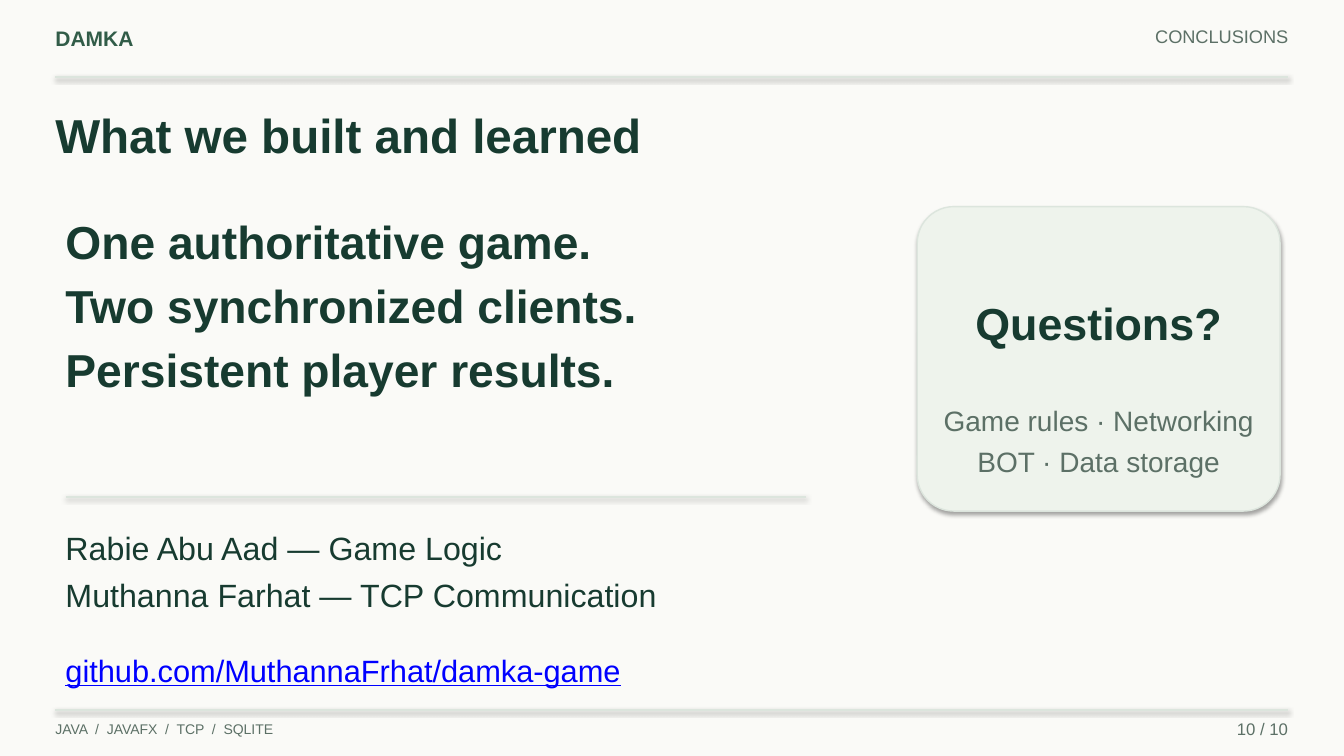
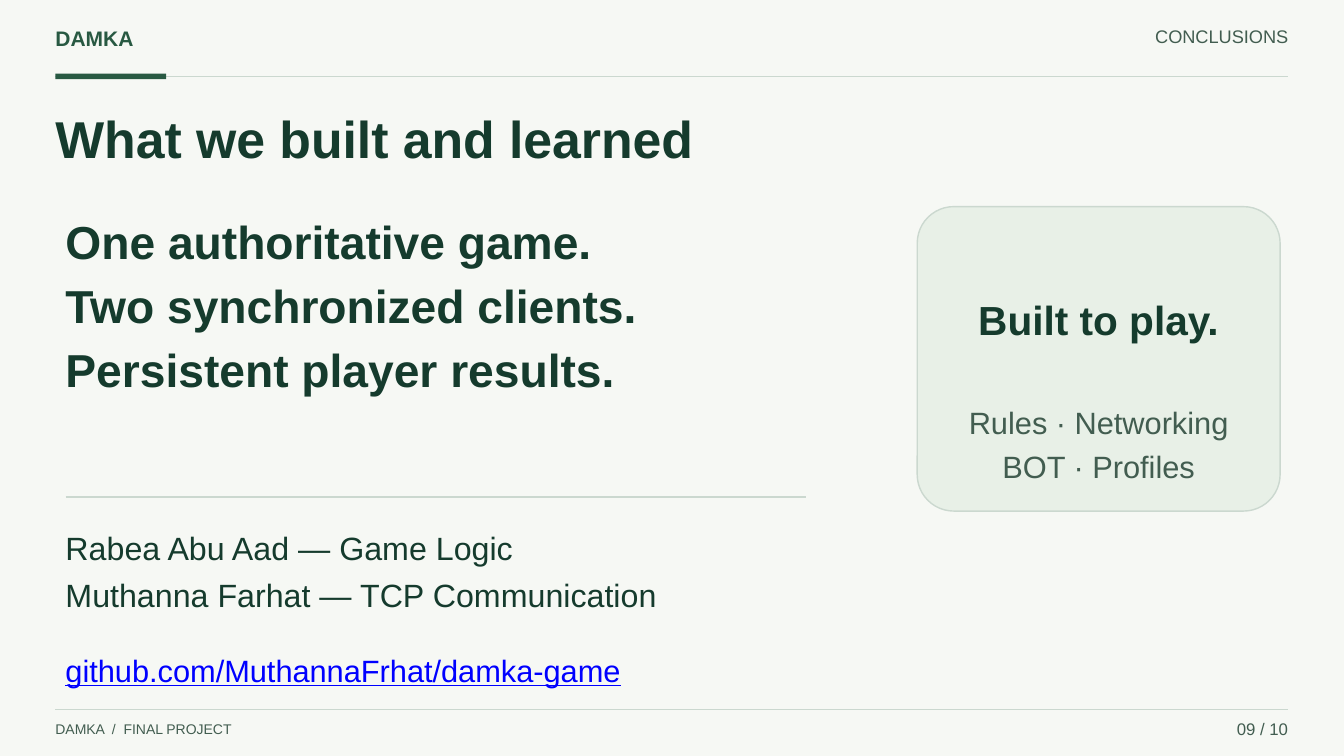
Before and after one commit to MuthannaFrhat/damka-game, a slide deck: slide 9 of docs/presentation/Damka_Presentation.pptx (slide 10 before the commit). Drawn at 1344x756 pixels with LibreOffice and Linux fonts; fonts in the diff are those of the drawing. Boxes give left, top, right and bottom in pixels: in the first picture for what was removed or moved away, otherwise in the second. Text is boxed around its words. In the diff, an @@ line names an element or a change of style, - is before the commit and + after.

Commit message:
Polish presentation design and update closing slides

```diff
--- a/docs/presentation/Damka_Presentation.pptx
+++ b/docs/presentation/Damka_Presentation.pptx
@@ background #FAFAF7 to #F6F8F4 @@
@@ text "CONCLUSIONS" at box(1155, 30, 1288, 43): text colour #5C7066 to #425D50 @@
@@ line (55, 77) - (1289, 77): stroke #DCE5DD 1.4 pt to #CBD8CF 1 pt @@
@@ rectangle added at box(55, 74, 166, 80), fill #285942 @@
@@ text "What we built and learned" at box(55, 120, 693, 159): size 34 to 37 pt, text colour #173B30 to #153B2D @@
@@ rounded rectangle at box(918, 207, 1280, 511): fill #EEF3EC to #E8F0E7; outline #DCE5DD 1 pt to #CBD8CF 1 pt; shadow off @@
@@ text at box(978, 305, 1218, 343): text changed; size 32 to 29 pt; text colour #173B30 to #153B2D @@
-Questions?
+Built to play.
@@ text at box(969, 411, 1229, 479): text changed; size 20 to 22 pt; text colour #5C7066 to #425D50 @@
-Game rules · Networking
-BOT · Data storage
+Rules · Networking
+BOT · Profiles
@@ line (66, 497) - (807, 497): stroke #DCE5DD 1.4 pt to #CBD8CF 1.4 pt @@
@@ text at box(65, 536, 513, 567): text changed; text colour #173B30 to #153B2D @@
-Rabie Abu Aad — Game Logic
+Rabea Abu Aad — Game Logic
@@ line (55, 710) - (1289, 710): stroke #DCE5DD 1.4 pt to #CBD8CF 0.8 pt @@
@@ text at box(55, 724, 231, 734): text changed; text colour #5C7066 to #425D50 @@
-JAVA / JAVAFX / TCP / SQLITE
+DAMKA / FINAL PROJECT
@@ text at box(1237, 723, 1288, 735): text changed; text colour #5C7066 to #425D50 @@
-10 / 10
+09 / 10
```
Also in this commit, not shown: 8 other slides changed, 1 slide added, 1 slide removed, 4 other files.
